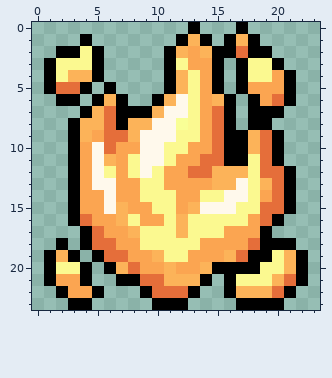
Two states of a pixel-art sprite, 24_flame.png. This is how it looked before the edit.
The file is 24x24 pixels. Pixels under 10% opacity are left out.
Now the later version:
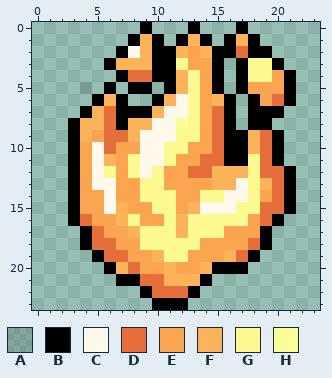
Palette (. is transparent): A #00000020  B #000000  C #fff9ec  D #e56e3a  E #fba551  F #fcb359  G #fbf990  H #f9ff96
The edit:
@@ x 0..12 @@
- 0 .............
- 1 ....B.......B
- 2 ..BBGB.....BF
- 3 .BGGGB.....BG
- 4 .BGFFB.....BF
- 5 .BDDB.B....BF
- 6 ..BB.BFB..BFC
+ 0 .........B...
+ 1 ........BFB.B
+ 2 .......BCFBBF
+ 3 ......BFFFBBG
+ 4 .......BDDBBF
+ 5 ....A.B.BB.BF
+ 6 .....BFB..BFC
  7 ....BFDBBBFCC
@@ x 0..23 @@
 17 ....BDEEFGGGFGGGEEEB....
-18 ..B.BDDEEGGGGGEEEEDBBB..
-19 .BFB.BDDEEFGGEEEFDBBGFB.
-20 .BGGB.BFDEEFEEFBBBBGGFB.
-21 .BEEB..BBDDFFFB.BGGGFDB.
-22 ..BEEB...BDDDB..BFFFDB..
-23 ...BB.....BBB....BBBB...
+18 ....BDDEEGGGGGEEEEDB....
+19 .....BDDEEFGGEEEFDB.....
+20 ......BFDEEFEEFBBB......
+21 .......BBDDFFFB.........
+22 .........BDDDB..........
+23 ..........BBB...........
Boxes around the changes in both pictures, in picture pixels (x1, y1, x2, y2):
changed: (44, 22, 164, 106)
erased: (44, 238, 104, 310)
erased: (224, 238, 308, 310)
